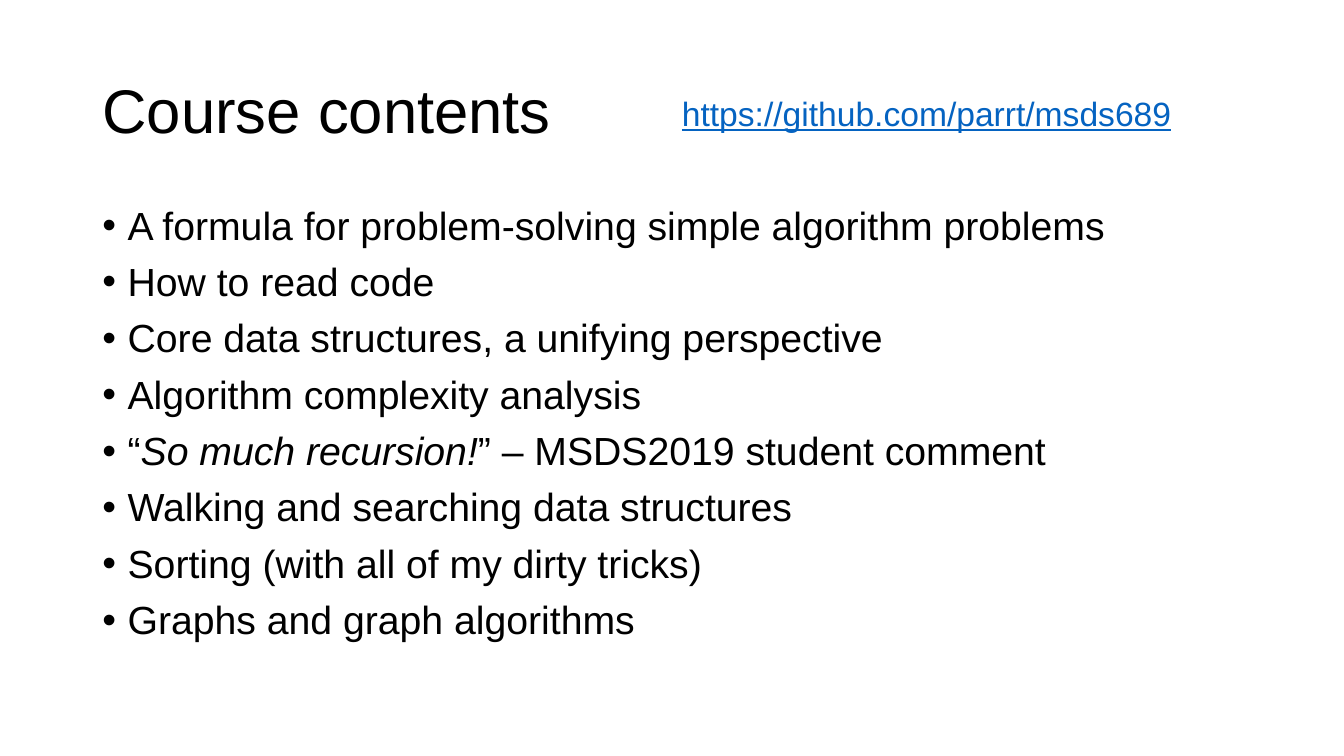
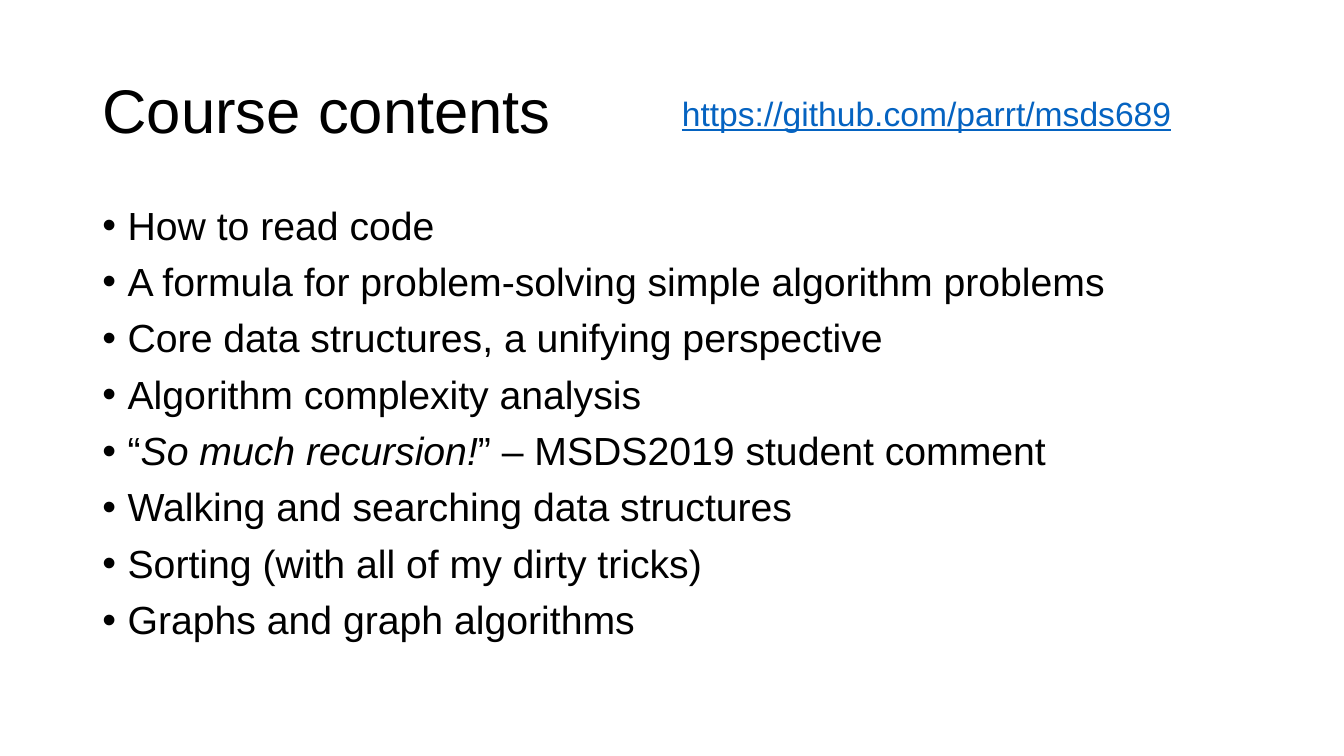
Before and after one commit to parrt/msds689, a slide deck: slide 2 of notes/welcome.pptx. Drawn at 1344x756 pixels with LibreOffice and Linux fonts; fonts in the diff are those of the drawing; background and template pictures are left out. Boxes give left, top, right and bottom in pixels: in the first picture for what was removed or moved away, otherwise in the second. Text is boxed around its words. In the diff, an @@ line names an element or a change of style, - is before the commit and + after.

```diff
--- a/notes/welcome.pptx
+++ b/notes/welcome.pptx
@@ text at (128, 211, 435, 241): paragraph added @@
+• How to read code
@@ text at (128, 267, 435, 297): paragraph removed @@
-• How to read code
```
Also in this commit, not shown: 1 other slide changed.
